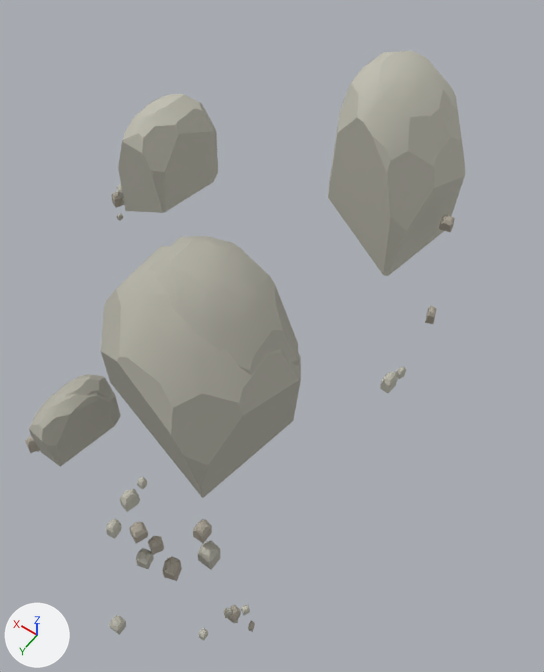
The glTF model shared/geometry/granite/bedrock_2_3.glb as it was, and as the next commit left it.
The view is the same before and after, from a 50 mm lens placed at (948.0, 1875.0, 1380.0), pointed at (1109.0, 1649.0, 1025.0). The axes (+X, +Y, +Z) are drawn at lower left. The lights are the same throughout. The older version comes first. Vertices at exactly the same position are counted once.

The first picture shows 'granite_bedrock'.
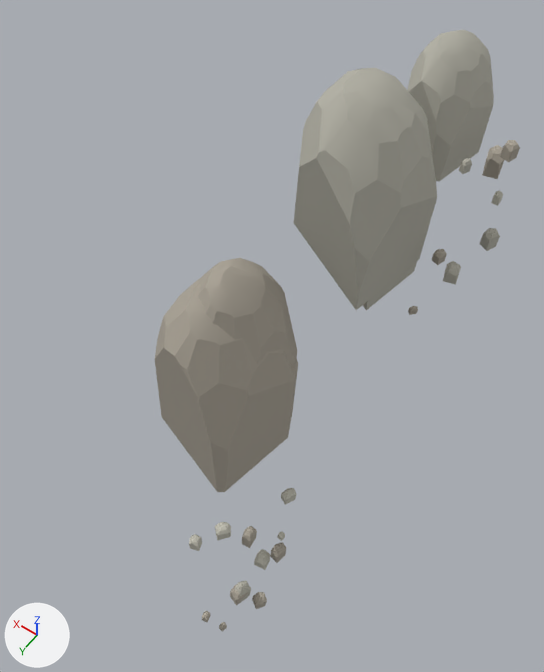
Boxes [x1, y1, x2, y2] around the edits, measured in the pictures (544 x 672 px; the box of a moved part takes in the faces that stretch with it):
'granite_bedrock', reshaped (17% narrower)
    before: [25, 51, 465, 641]
    after: [155, 30, 520, 632]
part 1 of me_granite_bedrock, moved or reshaped
    before: [148, 236, 299, 375]
    after: [294, 68, 437, 310]
part 2 of me_granite_bedrock, moved or reshaped
    before: [101, 246, 301, 498]
    after: [363, 262, 417, 310]
part 3 of me_granite_bedrock, moved or reshaped (not visible before)
    after: [479, 228, 500, 251]
part 4 of me_granite_bedrock, moved or reshaped
    before: [380, 371, 398, 393]
    after: [277, 531, 285, 541]
part 5 of me_granite_bedrock, moved or reshaped
    before: [136, 548, 154, 569]
    after: [281, 488, 296, 505]
part 6 of me_granite_bedrock, moved or reshaped (not visible afterwards)
    before: [395, 367, 406, 379]
part 7 of me_granite_bedrock, moved or reshaped
    before: [198, 541, 220, 570]
    after: [189, 534, 202, 551]
part 8 of me_granite_bedrock, moved or reshaped
    before: [137, 477, 147, 489]
    after: [491, 190, 503, 206]
part 9 of me_granite_bedrock, deleted
    before: [25, 94, 455, 641]
part 10 of me_granite_bedrock, added
    after: [155, 258, 298, 632]
part 11 of me_granite_bedrock, moved or reshaped
    before: [328, 51, 465, 276]
    after: [407, 30, 520, 315]

The edits, one by one:
Material 'stone_warm' (mat_stone_warm) is new.
Its base color is (0.397, 0.361, 0.301) (grey #a9a295).
Its roughness is 0.94.
me_granite_bedrock is used by ob_granite_bedrock; location (0.0, 0.0, 0.0).
me_granite_bedrock had 1721 vertices, 3286 faces and spanned x 1025.0..1304.0, y 1529.0..1819.0, z 885.0..1184.0.
me_granite_bedrock now has 1172 vertices, 2240 faces and spans x 1020.0..1120.0, y 1512.0..1781.0, z 897.0..1192.0.
me_granite_bedrock part 1: the loose piece of 80 vertices spanning x 1068.0..1141.0, y 1664.0..1737.0, z 1028.0..1130.0 is multiplied about its middle by the matrix ((0.76, 0.036, 0.0), (0.036, 0.956, 0.0), (0.007, -0.001, 1.01)), then moved by (-32.0, -82.0, 61.0).
me_granite_bedrock part 2: the loose piece of 80 vertices spanning x 1063.0..1149.0, y 1665.0..1757.0, z 1022.0..1124.0 is multiplied about its middle by the matrix ((0.559, 0.007, 0.0), (0.007, 0.599, 0.0), (-0.17, 0.03, 1.12)), then moved by (-34.0, -99.0, 52.0).
me_granite_bedrock part 3: the loose piece of 36 vertices spanning x 1296.0..1301.0, y 1572.0..1579.0, z 1004.0..1012.0 is turned -20.6 degrees about the z axis through its middle and scaled by 1.42, then moved by (-269.0, -38.0, 54.0), in mat_stone_feldspar_talus (grey #b3b1a5).
me_granite_bedrock part 4: the loose piece of 38 vertices spanning x 1037.0..1044.0, y 1619.0..1629.0, z 1000.0..1011.0 is scaled about its middle by (0.525, 0.357, 0.36), then moved by (6.0, 104.0, -40.0).
me_granite_bedrock part 5: the loose piece of 36 vertices spanning x 1092.0..1102.0, y 1782.0..1791.0, z 976.0..984.0 is turned -41.2 degrees about the z axis through its middle and scaled by 0.876, then moved by (-47.0, -71.0, 14.0), in mat_stone_fresh_talus (light grey #c0beb1).
me_granite_bedrock part 6: the loose piece of 38 vertices spanning x 1032.0..1037.0, y 1621.0..1627.0, z 1016.0..1023.0 is multiplied about its middle by the matrix ((1.188, -0.374, 0.018), (0.23, 0.841, -0.022), (0.037, -0.021, 0.722)), then moved by (35.0, 124.0, -37.0).
me_granite_bedrock part 7: the loose piece of 36 vertices spanning x 1069.0..1079.0, y 1755.0..1766.0, z 960.0..973.0 is multiplied about its middle by the matrix ((0.559, -0.186, -0.006), (0.186, 0.559, -0.008), (0.008, 0.005, 0.589)), then moved by (7.0, 3.0, 13.0), in mat_stone_fresh_talus (light grey #c0beb1).
me_granite_bedrock part 8: the loose piece of 36 vertices spanning x 1102.0..1106.0, y 1767.0..1771.0, z 1030.0..1036.0 is moved by (-74.0, -224.0, 66.0).
me_granite_bedrock part 9: 29 loose pieces with 1181 vertices, spanning x 1025.0..1304.0, y 1529.0..1819.0, z 885.0..1120.0, are deleted.
me_granite_bedrock part 10: 494 vertices added at x 1042.0..1120.0, y 1672.0..1781.0, z 897.0..1133.0.
me_granite_bedrock part 11: 160 vertices removed from x 1044.0..1102.0, y 1551.0..1622.0, z 1080.0..1184.0; 298 vertices added at x 1020.0..1090.0, y 1512.0..1618.0, z 1052.0..1175.0.
me_granite_bedrock no longer uses material mat_stone_fresh (light grey #c0beb1).
me_granite_bedrock gains material mat_stone_warm (grey #a9a295).
